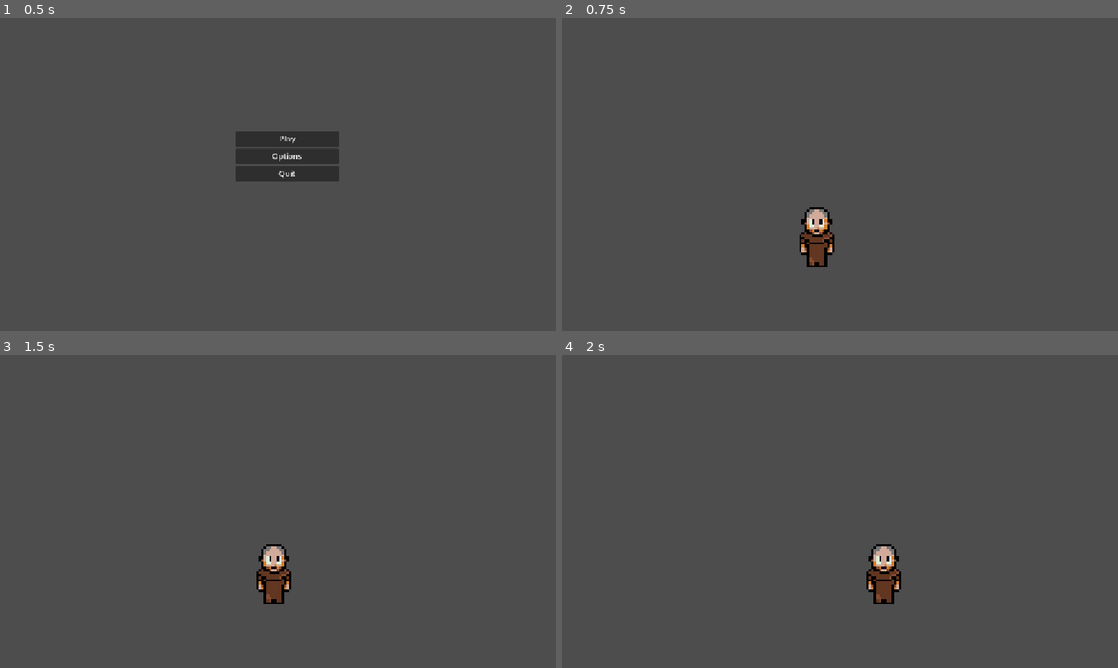
Above: before the commit, frames 1-4 (two rows, left to right).
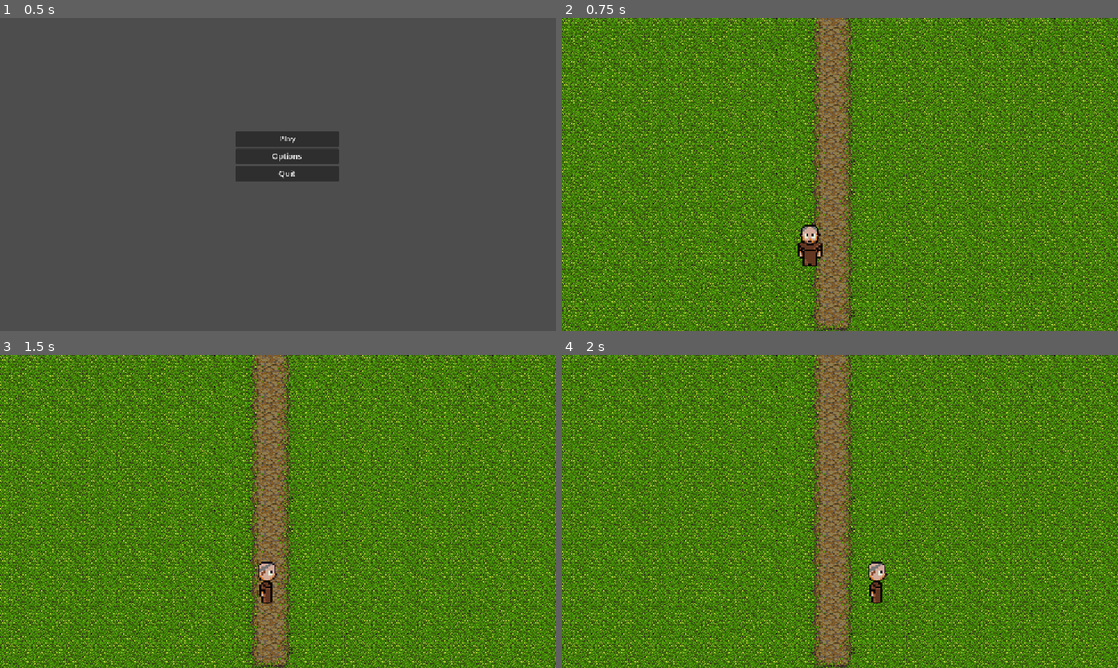
Above: after the commit, the same moments.

Repository: Szanag/LeAplikacja
Game: Godot game, scene res://Scene/menu.tscn
Same seed, same stepped clock (60 frames per second), same inputs: the game is played once before the commit and once after it.
Inputs:
- Up to frame 1 (0.5 s): no input
- Up to frame 2 (0.75 s): click "Play" at 0.5 s
- Up to frame 3 (1.5 s): tap Enter at 1.25 s; hold D (right) from 1.28 s (still down); hold Shift (sprint) from 1.28 s (still down)
- Up to frame 4 (2 s): keep holding D (right); keep holding Shift (sprint)

Frame 1 is identical in both runs. In frame 2, 100% of the frame differs, in the area x 0-100%, y 0-100%; in frame 3, 100%; in frame 4, 100%.

Commit message:
Animated character

Diff:
--- a/techquest/Scene/Main_scene.tscn
+++ b/techquest/Scene/Main_scene.tscn
@@ -9642,12 +9642,11 @@
 
 [node name="Node2D" type="Node2D"]
 
-[node name="CharacterBody2D" parent="." instance=ExtResource("1_lax48")]
-position = Vector2(511, 474)
-
 [node name="TileMap" type="TileMap" parent="."]
-visible = false
 tile_set = SubResource("TileSet_ucqr8")
 rendering_quadrant_size = 128
 format = 2
 layer_0/tile_data = PackedInt32Array(2490401, 851970, 12, 2555937, 851970, 14, 2490402, 917506, 12, 2555938, 917506, 14 …(64777 unchanged characters)…
+
+[node name="CharacterBody2D" parent="." instance=ExtResource("1_lax48")]
+position = Vector2(511, 474)
--- a/techquest/Scene/main_character.tscn
+++ b/techquest/Scene/main_character.tscn
@@ -1,20 +1,253 @@
-[gd_scene load_steps=4 format=3 uid="uid://dayyfyo266rhb"]
+[gd_scene load_steps=28 format=3 uid="uid://dayyfyo266rhb"]
 
 [ext_resource type="Script" uid="uid://bpxo4i3wd35po" path="res://script/main_character.gd" id="1_48ufq"]
-[ext_resource type="Texture2D" uid="uid://xf2g0u0856od" path="res://art/ksiadz5.png" id="2_2kkhb"]
+[ext_resource type="Texture2D" uid="uid://biofj4hbmhx68" path="res://art/srs_dobry_ksiadz.png" id="2_2kkhb"]
 
 [sub_resource type="RectangleShape2D" id="RectangleShape2D_f3njc"]
-size = Vector2(31, 12)
+size = Vector2(31, 27)
+
+[sub_resource type="Animation" id="Animation_kypxm"]
+length = 0.001
+tracks/0/type = "value"
+tracks/0/imported = false
+tracks/0/enabled = true
+tracks/0/path = NodePath("Sprite2D:frame")
+tracks/0/interp = 1
+tracks/0/loop_wrap = true
+tracks/0/keys = {
+"times": PackedFloat32Array(0),
+"transitions": PackedFloat32Array(1),
+"update": 1,
+"values": [4]
+}
+
+[sub_resource type="Animation" id="Animation_gju7l"]
+resource_name = "idle down"
+tracks/0/type = "value"
+tracks/0/imported = false
+tracks/0/enabled = true
+tracks/0/path = NodePath("Sprite2D:frame")
+tracks/0/interp = 1
+tracks/0/loop_wrap = true
+tracks/0/keys = {
+"times": PackedFloat32Array(0),
+"transitions": PackedFloat32Array(1),
+"update": 1,
+"values": [0]
+}
+
+[sub_resource type="Animation" id="Animation_sartr"]
+resource_name = "idle left"
+tracks/0/type = "value"
+tracks/0/imported = false
+tracks/0/enabled = true
+tracks/0/path = NodePath("Sprite2D:frame")
+tracks/0/interp = 1
+tracks/0/loop_wrap = true
+tracks/0/keys = {
+"times": PackedFloat32Array(0),
+"transitions": PackedFloat32Array(1),
+"update": 1,
+"values": [6]
+}
+
+[sub_resource type="Animation" id="Animation_aunvy"]
+resource_name = "idle right"
+tracks/0/type = "value"
+tracks/0/imported = false
+tracks/0/enabled = true
+tracks/0/path = NodePath("Sprite2D:frame")
+tracks/0/interp = 1
+tracks/0/loop_wrap = true
+tracks/0/keys = {
+"times": PackedFloat32Array(0),
+"transitions": PackedFloat32Array(1),
+"update": 1,
+"values": [2]
+}
+
+[sub_resource type="Animation" id="Animation_2kkhb"]
+resource_name = "idle up"
+loop_mode = 1
+tracks/0/type = "value"
+tracks/0/imported = false
+tracks/0/enabled = true
+tracks/0/path = NodePath("Sprite2D:frame")
+tracks/0/interp = 1
+tracks/0/loop_wrap = true
+tracks/0/keys = {
+"times": PackedFloat32Array(0),
+"transitions": PackedFloat32Array(1),
+"update": 1,
+"values": [4]
+}
+
+[sub_resource type="Animation" id="Animation_dg003"]
+resource_name = "walk down"
+length = 0.6
+loop_mode = 1
+tracks/0/type = "value"
+tracks/0/imported = false
+tracks/0/enabled = true
+tracks/0/path = NodePath("Sprite2D:frame")
+tracks/0/interp = 1
+tracks/0/loop_wrap = true
+tracks/0/keys = {
+"times": PackedFloat32Array(0, 0.3),
+"transitions": PackedFloat32Array(1, 1),
+"update": 1,
+"values": [1, 8]
+}
+
+[sub_resource type="Animation" id="Animation_lptq7"]
+resource_name = "walk left"
+length = 0.6
+loop_mode = 1
+tracks/0/type = "value"
+tracks/0/imported = false
+tracks/0/enabled = true
+tracks/0/path = NodePath("Sprite2D:frame")
+tracks/0/interp = 1
+tracks/0/loop_wrap = true
+tracks/0/keys = {
+"times": PackedFloat32Array(0, 0.333333),
+"transitions": PackedFloat32Array(1, 1),
+"update": 1,
+"values": [6, 7]
+}
+
+[sub_resource type="Animation" id="Animation_ilbwf"]
+resource_name = "walk right"
+length = 0.6
+loop_mode = 1
+tracks/0/type = "value"
+tracks/0/imported = false
+tracks/0/enabled = true
+tracks/0/path = NodePath("Sprite2D:frame")
+tracks/0/interp = 1
+tracks/0/loop_wrap = true
+tracks/0/keys = {
+"times": PackedFloat32Array(0, 0.4),
+"transitions": PackedFloat32Array(1, 1),
+"update": 1,
+"values": [2, 3]
+}
+
+[sub_resource type="Animation" id="Animation_kyevd"]
+resource_name = "walk up"
+length = 0.6
+loop_mode = 1
+tracks/0/type = "value"
+tracks/0/imported = false
+tracks/0/enabled = true
+tracks/0/path = NodePath("Sprite2D:frame")
+tracks/0/interp = 1
+tracks/0/loop_wrap = true
+tracks/0/keys = {
+"times": PackedFloat32Array(0, 0.3),
+"transitions": PackedFloat32Array(1, 1),
+"update": 1,
+"values": [9, 5]
+}
+
+[sub_resource type="AnimationLibrary" id="AnimationLibrary_gju7l"]
+_data = {
+&"RESET": SubResource("Animation_kypxm"),
+&"idle down": SubResource("Animation_gju7l"),
+&"idle left": SubResource("Animation_sartr"),
+&"idle right": SubResource("Animation_aunvy"),
+&"idle up": SubResource("Animation_2kkhb"),
+&"walk down": SubResource("Animation_dg003"),
+&"walk left": SubResource("Animation_lptq7"),
+&"walk right": SubResource("Animation_ilbwf"),
+&"walk up": SubResource("Animation_kyevd")
+}
+
+[sub_resource type="AnimationNodeAnimation" id="AnimationNodeAnimation_2kkhb"]
+animation = &"idle down"
+
+[sub_resource type="AnimationNodeAnimation" id="AnimationNodeAnimation_kyevd"]
+animation = &"idle up"
+
+[sub_resource type="AnimationNodeAnimation" id="AnimationNodeAnimation_kypxm"]
+animation = &"idle left"
+
+[sub_resource type="AnimationNodeAnimation" id="AnimationNodeAnimation_ilbwf"]
+animation = &"idle right"
+
+[sub_resource type="AnimationNodeBlendSpace2D" id="AnimationNodeBlendSpace2D_onwoa"]
+blend_point_0/node = SubResource("AnimationNodeAnimation_2kkhb")
+blend_point_0/pos = Vector2(0, 1.1)
+blend_point_1/node = SubResource("AnimationNodeAnimation_kyevd")
+blend_point_1/pos = Vector2(0, -1.1)
+blend_point_2/node = SubResource("AnimationNodeAnimation_kypxm")
+blend_point_2/pos = Vector2(-1, 0)
+blend_point_3/node = SubResource("AnimationNodeAnimation_ilbwf")
+blend_point_3/pos = Vector2(1, 0)
+min_space = Vector2(-1, -1.1)
+max_space = Vector2(1, 1.1)
+blend_mode = 1
+
+[sub_resource type="AnimationNodeAnimation" id="AnimationNodeAnimation_dg003"]
+animation = &"walk down"
+
+[sub_resource type="AnimationNodeAnimation" id="AnimationNodeAnimation_lptq7"]
+animation = &"walk up"
+
+[sub_resource type="AnimationNodeAnimation" id="AnimationNodeAnimation_gju7l"]
+animation = &"walk left"
+
+[sub_resource type="AnimationNodeAnimation" id="AnimationNodeAnimation_sartr"]
+animation = &"walk right"
+
+[sub_resource type="AnimationNodeBlendSpace2D" id="AnimationNodeBlendSpace2D_emllg"]
+blend_point_0/node = SubResource("AnimationNodeAnimation_dg003")
+blend_point_0/pos = Vector2(0, 1.1)
+blend_point_1/node = SubResource("AnimationNodeAnimation_lptq7")
+blend_point_1/pos = Vector2(0, -1.1)
+blend_point_2/node = SubResource("AnimationNodeAnimation_gju7l")
+blend_point_2/pos = Vector2(-1, 0)
+blend_point_3/node = SubResource("AnimationNodeAnimation_sartr")
+blend_point_3/pos = Vector2(1, 0)
+min_space = Vector2(-1, -1.1)
+max_space = Vector2(1, 1.1)
+blend_mode = 1
+
+[sub_resource type="AnimationNodeStateMachineTransition" id="AnimationNodeStateMachineTransition_77840"]
+advance_mode = 2
+
+[sub_resource type="AnimationNodeStateMachineTransition" id="AnimationNodeStateMachineTransition_glhoo"]
+
+[sub_resource type="AnimationNodeStateMachineTransition" id="AnimationNodeStateMachineTransition_4scqj"]
+
+[sub_resource type="AnimationNodeStateMachine" id="AnimationNodeStateMachine_tyk4r"]
+states/idle/node = SubResource("AnimationNodeBlendSpace2D_onwoa")
+states/idle/position = Vector2(345, 87)
+states/walk/node = SubResource("AnimationNodeBlendSpace2D_emllg")
+states/walk/position = Vector2(549, 100)
+transitions = ["Start", "idle", SubResource("AnimationNodeStateMachineTransition_77840"), "idle", "walk", SubResource("AnimationNodeStateMachineTransition_glhoo"), "walk", "idle", SubResource("AnimationNodeStateMachineTransition_4scqj")]
 
 [node name="CharacterBody2D" type="CharacterBody2D"]
 script = ExtResource("1_48ufq")
 
 [node name="Sprite2D" type="Sprite2D" parent="."]
-position = Vector2(0, -4.54747e-13)
-scale = Vector2(5.27961, 5.20139)
+position = Vector2(1, 0)
+scale = Vector2(3.70231, 3.64745)
 texture = ExtResource("2_2kkhb")
-hframes = 3
-vframes = 4
+hframes = 10
+frame = 4
 
 [node name="CollisionShape2D" type="CollisionShape2D" parent="."]
+position = Vector2(1, 25.5)
 shape = SubResource("RectangleShape2D_f3njc")
+
+[node name="AnimationPlayer" type="AnimationPlayer" parent="."]
+libraries = {
+&"": SubResource("AnimationLibrary_gju7l")
+}
+
+[node name="AnimationTree" type="AnimationTree" parent="."]
+tree_root = SubResource("AnimationNodeStateMachine_tyk4r")
+anim_player = NodePath("../AnimationPlayer")
+parameters/idle/blend_position = Vector2(0.327103, 0.261435)
+parameters/walk/blend_position = Vector2(-0.0433305, -0.873094)
--- a/techquest/script/main_character.gd
+++ b/techquest/script/main_character.gd
@@ -2,14 +2,38 @@
 
 @export var movement_speed = 100
 @export var sprint_speed = 200
+@export var starting_direction = Vector2(0, 1)
+
+@onready var animation_tree = $AnimationTree
+@onready var state_machine = animation_tree.get("parameters/playback")
+
+func _ready():
+	animation_tree.set("parameters/idle/blend_position", starting_direction)
+
 func _physics_process(_delta):
 	var  input_direction = Vector2(
 		Input.get_action_strength("right") - Input.get_action_strength("left"),
 		Input.get_action_strength("down") - Input.get_action_strength("up")
 	)
+
+	update_animation_parameters(input_direction)
+
 	if  Input.is_action_pressed("sprint"):
 		velocity = input_direction * sprint_speed
 	else :
 		velocity = input_direction * movement_speed
 
 	move_and_slide()
+
+	new_state()
+
+func update_animation_parameters(move_input : Vector2):
+	if (move_input != Vector2.ZERO):
+		animation_tree.set("parameters/walk/blend_position", move_input)
+		animation_tree.set("parameters/idle/blend_position", move_input)
+
+func new_state():
+	if velocity != Vector2.ZERO:
+		state_machine.travel("walk")
+	else:
+		state_machine.travel("idle")
Not shown, added: techquest/art/duch_mama.png.import
Not shown, added: techquest/art/ksiadz_pop.png.import
Not shown, added: techquest/art/srs_dobry_ksiadz.png.import
